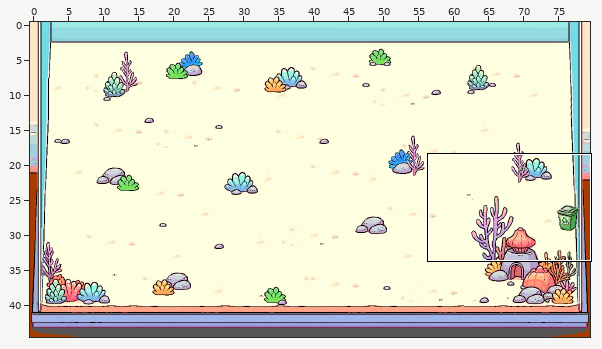
Level history. Tiled map (JSON): assets/images/tiled/aquario-2.tmj. The picture above shows the old version from afar; the outline marks the close-up.
Close-up. First the earlier version:
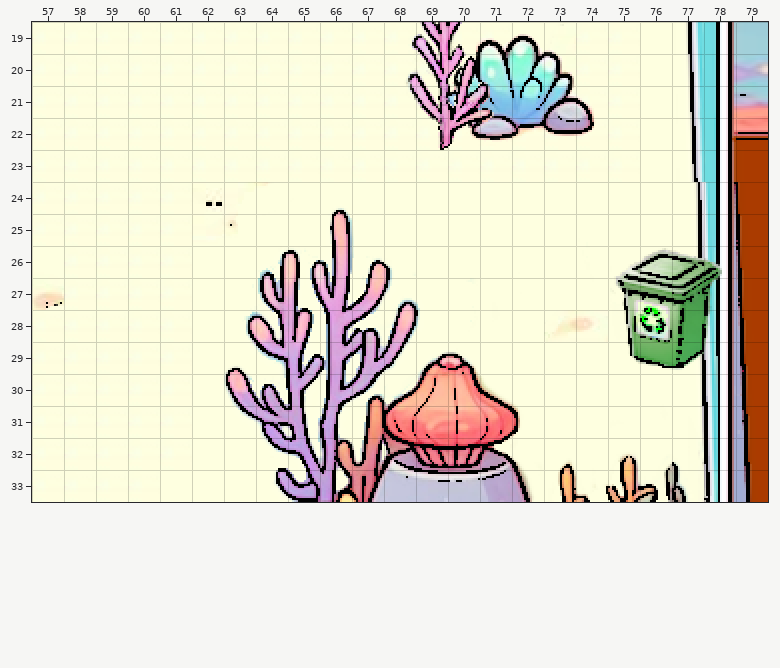
Cells are 16x16 px. Shown: x 57..79, y 19..33.
After:
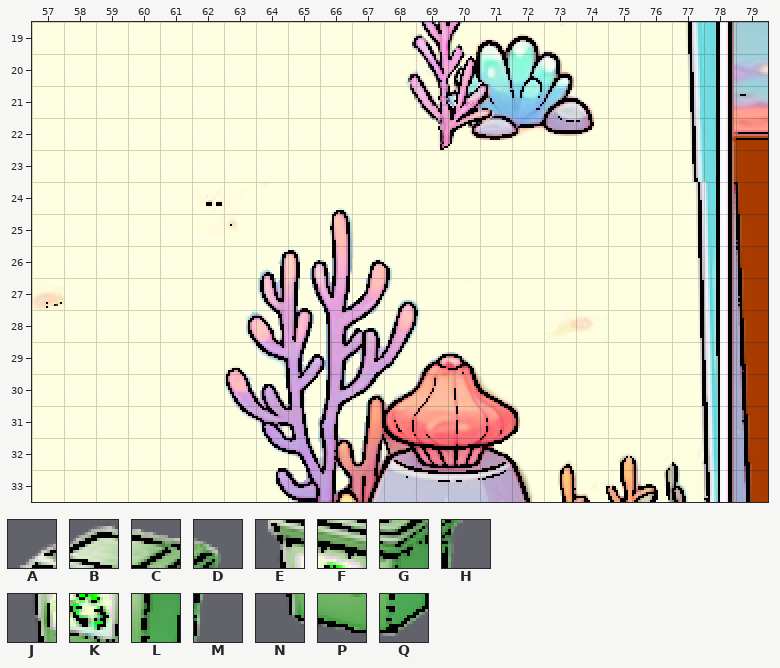
Key: from "aquario-decoracao": A 1012, B 1013, C 1014, D 1015, E 1092, F 1093, G 1094, H 1095, J 1172, K 1173, L 1174, M 1175, N 1252, P 1253, Q 1254.
_ is an empty cell.
Edits made:
Layer "recycle-bin" (now hidden):
Tile A is gone in row 26 at x 75.
Tile B is gone in row 26 at x 76.
Tile C is gone in row 26 at x 77.
Tile D is gone in row 26 at x 78.
Tile E is gone in row 27 at x 75.
Tile F is gone in row 27 at x 76.
Tile G is gone in row 27 at x 77.
Tile H is gone in row 27 at x 78.
Tile J is gone in row 28 at x 75.
Tile K is gone in row 28 at x 76.
Tile L is gone in row 28 at x 77.
Tile M is gone in row 28 at x 78.
Tile N is gone in row 29 at x 75.
Tile P is gone in row 29 at x 76.
Tile Q is gone in row 29 at x 77.
Changed places in both close-ups, as pixel boxes (x1, y1, x2, y2):
removed: (612, 248, 722, 370)
